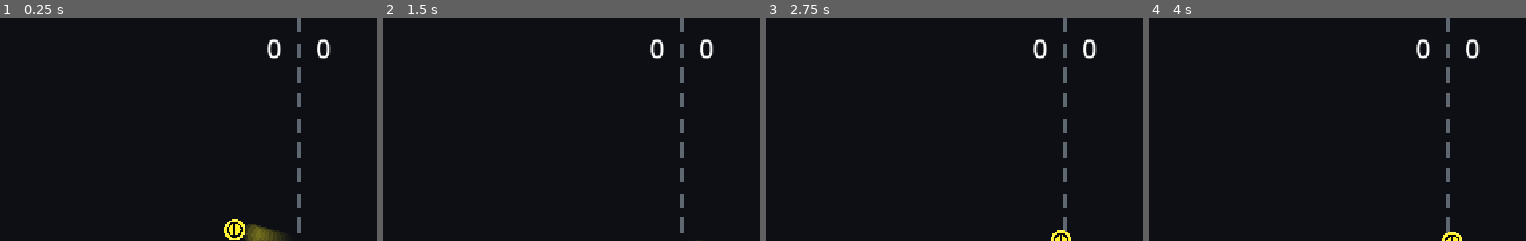
Above: before the commit, frames 1-4 (left to right).
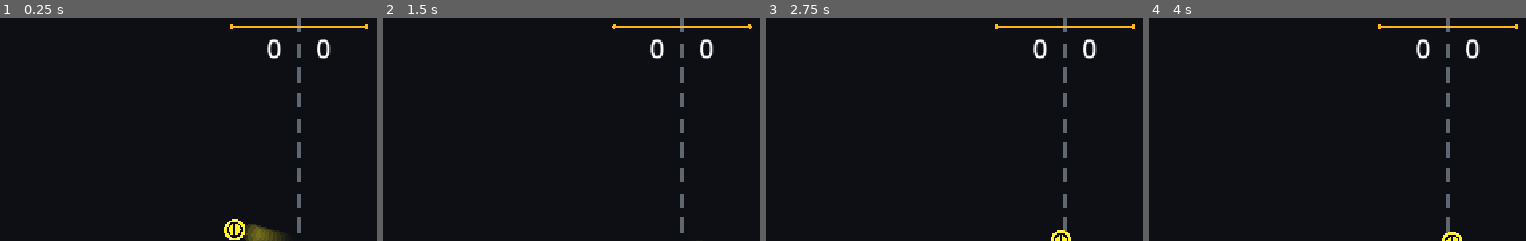
Above: after the commit, the same moments.

Repository: rekabrnalla/pong-game
Game: Godot game, scene res://scenes/main.tscn
The game is run twice, just before and just after one commit, with the same random seed, the same clock (stepped at 60 frames per second) and the same inputs.
Inputs (mouse positions are % of the whole screen's width and height, from its top left):
- Up to frame 1 (0.25 s): no input
- Up to frame 2 (1.5 s): tap Enter at 0.5, 1.25 s; move the mouse to (73, 45) at 0.52 s; hold W 0.53-1.25 s; hold R 0.53-1.25 s; click (73, 45) at 0.67 s; drag from (29, 55) to (45, 71) at 1.27 s
- Up to frame 3 (2.75 s): tap Enter at 2 s; move the mouse to (61, 28) at 2.02 s; hold W from 2.03 s (still down); hold R from 2.03 s (still down)
- Up to frame 4 (4 s): release W at 2.75 s; release R at 2.75 s; tap Enter at 2.75, 3.5 s; drag from (45, 71) to (18, 35) at 2.77 s; move the mouse to (82, 66) at 3.52 s; hold S from 3.53 s (still down); hold R from 3.53 s (still down)
The pictures show only the part of the screen within x 10-60%, y 0-50%; the shares and areas given below are measured in that part.

The runs differ from the first frame. In frame 1, 0.3% of the frame differs, in the area x 61-98%, y 2-5%; in frame 2, 0.4%; in frame 3, 0.4%, in the area x 60-98%, y 2-5%; in frame 4, 0.4%.

Commit message:
Add alien countdown fuse

Diff:
--- a/scripts/main.gd
+++ b/scripts/main.gd
@@ -101,6 +101,9 @@
 const ALIEN_EXPLOSION_SPEED_BOOST := 45.0
 const ALIEN_EXPLOSION_HORIZONTAL_SHARE := 0.78
 const ALIEN_OFFSCREEN_MARGIN := 80.0
+const ALIEN_FUSE_WIDTH := 220.0
+const ALIEN_FUSE_Y := 14.0
+const ALIEN_FUSE_THICKNESS := 5.0
 
 enum BallMode { PLAYING, DRIBBLING, BOUNCING_BACK, HELD }
 
@@ -160,6 +163,7 @@
 var alien_velocity := Vector2.ZERO
 var alien_flight_time := 0.0
 var alien_countdown := 0.0
+var alien_countdown_start := 0.0
 var alien_is_exiting := false
 
 var left_paddle: Panel
@@ -237,6 +241,7 @@
 	# _draw does not change physics. It paints the latest state calculated by
 	# _process, starting with the background and ending with the center line.
 	draw_rect(Rect2(Vector2.ZERO, SCREEN_SIZE), Color(0.05, 0.06, 0.08), true)
+	draw_alien_countdown_fuse()
 	draw_touch_guides()
 	draw_paddle_motion_blur(left_paddle_trail, Color(0.2, 0.8, 1.0), left_paddle_velocity)
 	draw_paddle_motion_blur(right_paddle_trail, Color(1.0, 0.35, 0.35), right_paddle_velocity)
@@ -300,6 +305,37 @@
 	)
 	draw_circle(draw_position + Vector2(radius, radius), radius, color)
 	draw_circle(draw_position + Vector2(radius, PADDLE_SIZE.y - radius), radius, color)
+
+
+func draw_alien_countdown_fuse() -> void:
+	# The full line is the original random wait. As time runs out, both outside
+	# ends move toward the center. Their meeting point is the alien's spawn time.
+	if game_over or alien != null or alien_countdown_start <= 0.0:
+		return
+
+	var center_x := SCREEN_SIZE.x / 2.0
+	var full_left := Vector2(center_x - ALIEN_FUSE_WIDTH / 2.0, ALIEN_FUSE_Y)
+	var full_right := Vector2(center_x + ALIEN_FUSE_WIDTH / 2.0, ALIEN_FUSE_Y)
+	var gold := Color(1.0, 0.72, 0.12)
+	var brightness := 1.0 if alien_spawn_is_eligible() else 0.42
+	var remaining_half_width := alien_fuse_remaining_half_width()
+	var left_end := Vector2(center_x - remaining_half_width, ALIEN_FUSE_Y)
+	var right_end := Vector2(center_x + remaining_half_width, ALIEN_FUSE_Y)
+
+	# A faint track makes the amount already burned away easy to compare.
+	draw_line(full_left, full_right, Color(gold.r, gold.g, gold.b, 0.18), 2.0)
+	if remaining_half_width > 0.0:
+		var live_gold := Color(gold.r, gold.g, gold.b, brightness)
+		draw_line(left_end, right_end, live_gold, ALIEN_FUSE_THICKNESS)
+		draw_circle(left_end, ALIEN_FUSE_THICKNESS * 0.65, live_gold)
+		draw_circle(right_end, ALIEN_FUSE_THICKNESS * 0.65, live_gold)
+
+
+func alien_fuse_remaining_half_width() -> float:
+	if alien_countdown_start <= 0.0:
+		return 0.0
+	var time_fraction: float = clamp(alien_countdown / alien_countdown_start, 0.0, 1.0)
+	return ALIEN_FUSE_WIDTH / 2.0 * time_fraction
 
 
 # --- Scene objects, interface, and generated sounds -------------------------
@@ -555,6 +591,7 @@
 	# The random roll is a countdown in seconds. Keeping a minimum prevents two
 	# aliens from appearing almost on top of each other.
 	alien_countdown = randf_range(ALIEN_MIN_DELAY, ALIEN_MAX_DELAY)
+	alien_countdown_start = alien_countdown
 
 
 func alien_spawn_is_eligible() -> bool:
@@ -1707,7 +1744,9 @@
 		x_direction = -1.0
 	var y_direction := randf_range(-0.6, 0.6)
 	create_ball(SCREEN_SIZE / 2.0, Vector2(x_direction, y_direction).normalized() * START_BALL_SPEED)
-	if alien == null:
+	# A score does not reroll the alien timer. Otherwise several short rallies in
+	# a row could postpone the alien forever. Zero means this is a fresh match.
+	if alien == null and alien_countdown <= 0.0:
 		roll_next_alien_delay()
 	update_score_text()
 
@@ -1787,4 +1826,6 @@
 	# Restarting the whole match is different from scoring one point, so it does
 	# clear any alien left from the previous match.
 	remove_alien(false)
+	alien_countdown = 0.0
+	alien_countdown_start = 0.0
 	reset_round()
Not shown, changed: .gitignore
Not shown, changed: README.md
